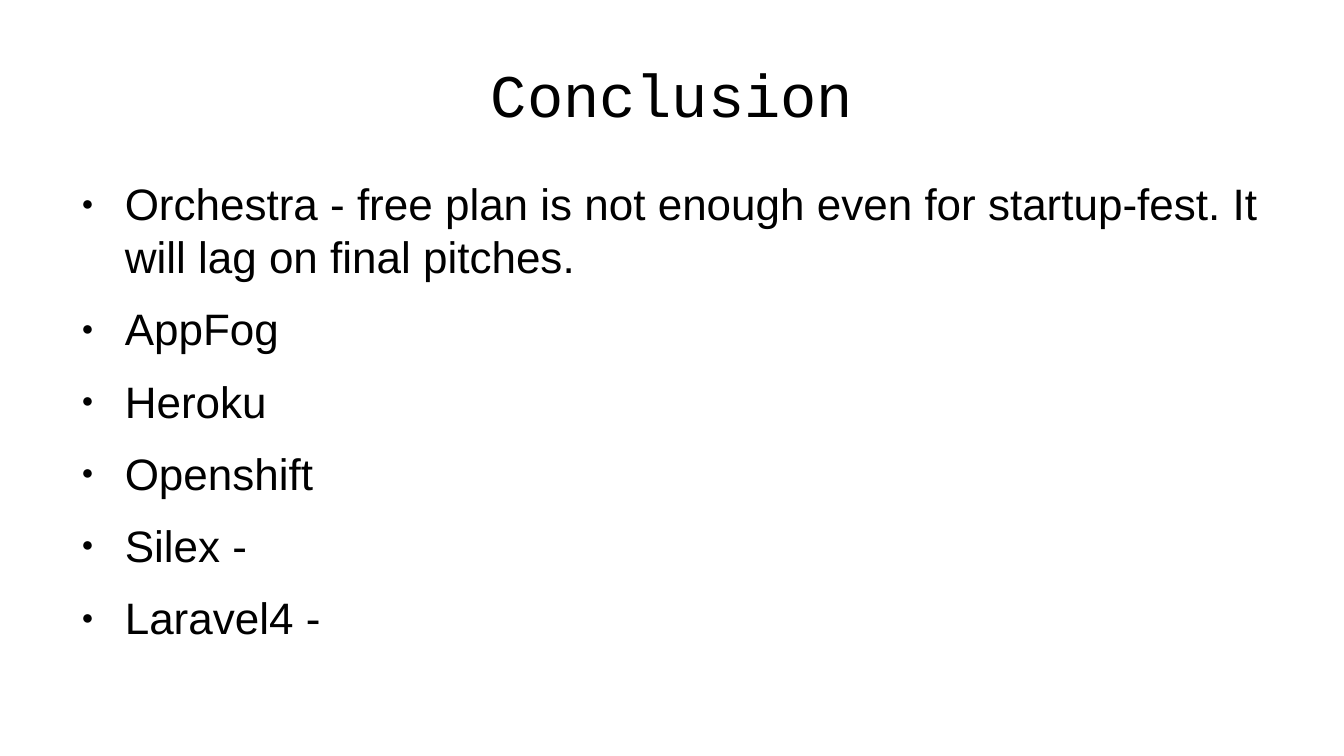
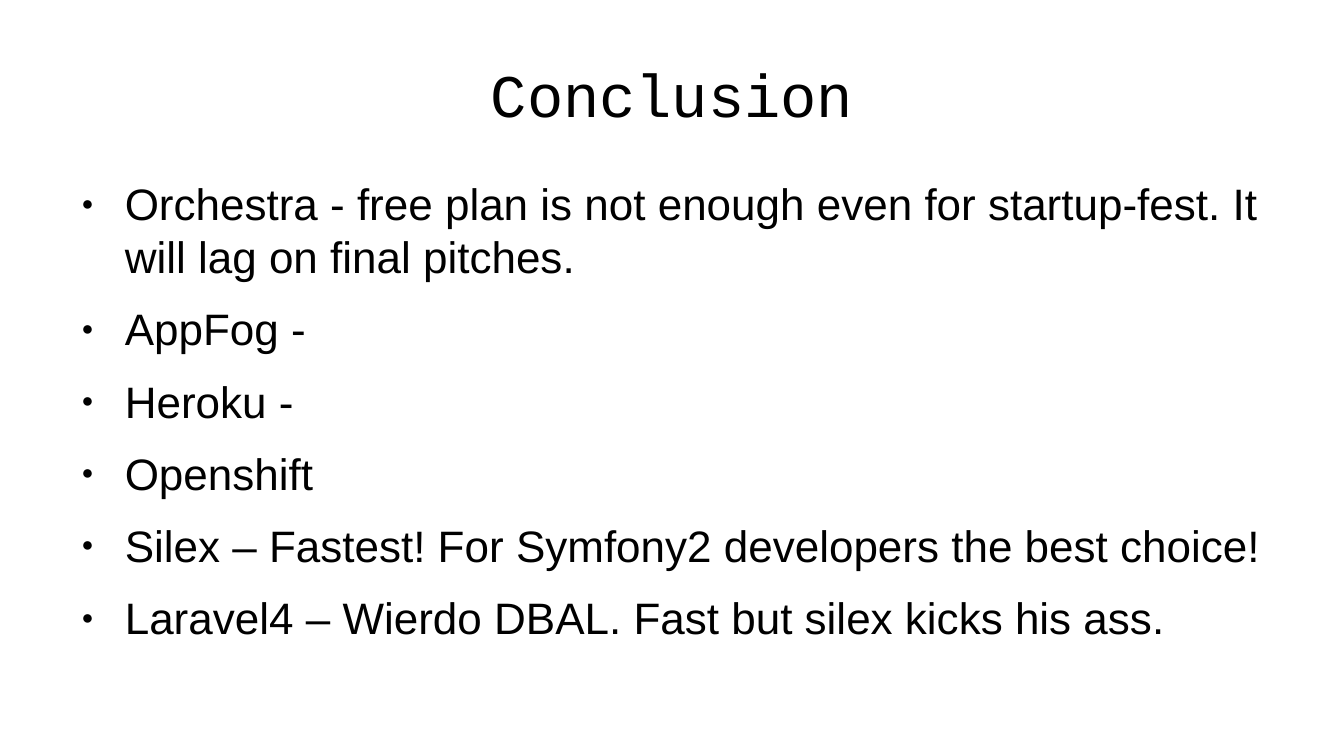
Before and after one commit to emgiezet/meetphp-8, a slide deck: slide 25 of presentation/presentation.odp. Drawn at 1344x756 pixels with LibreOffice and Linux fonts; fonts in the diff are those of the drawing; background and template pictures are left out. Boxes give left, top, right and bottom in pixels: in the first picture for what was removed or moved away, otherwise in the second. Text is boxed around its words. In the diff, an @@ line names an element or a change of style, - is before the commit and + after.

```diff
--- a/presentation/presentation.odp
+++ b/presentation/presentation.odp
@@ text at [125,314,279,419]: text changed @@
-● AppFog
-● Heroku
+● AppFog -
+● Heroku -
@@ text at [125,530,1259,635]: text changed @@
-● Silex -
-● Laravel4 -
+● Silex – Fastest! For Symfony2 developers the best choice!
+● Laravel4 – Wierdo DBAL. Fast but silex kicks his ass.
```
Also in this commit, not shown: 5 other slides changed, 4 slides added, 3 slides removed, 4 other files.
